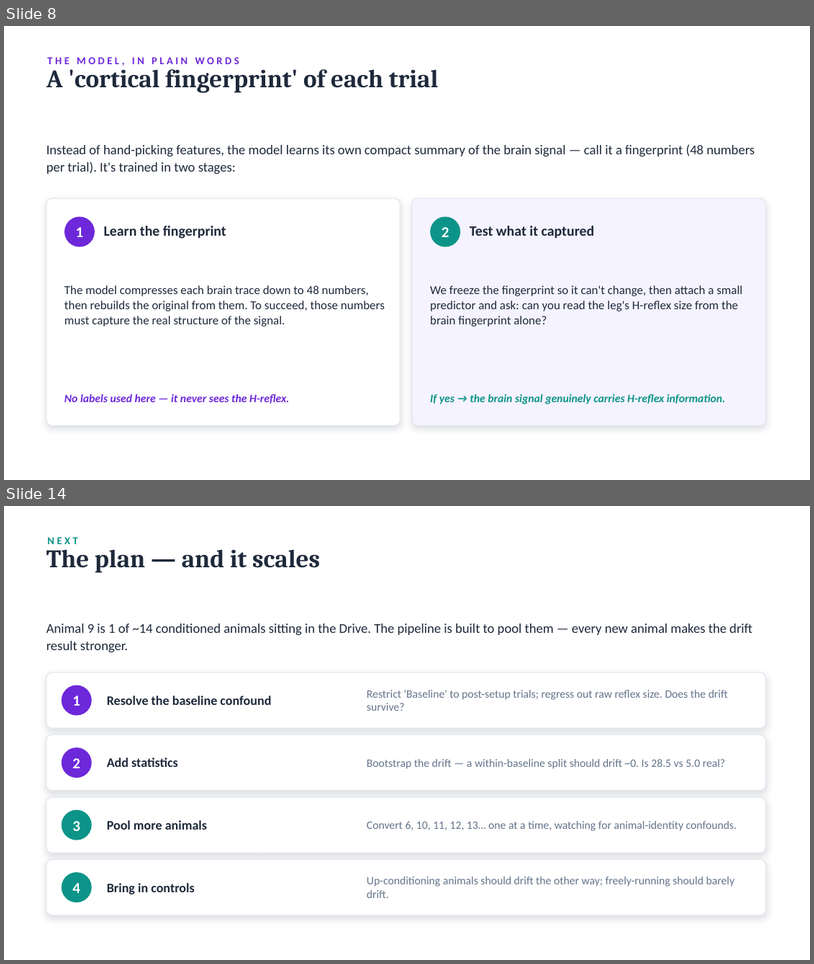
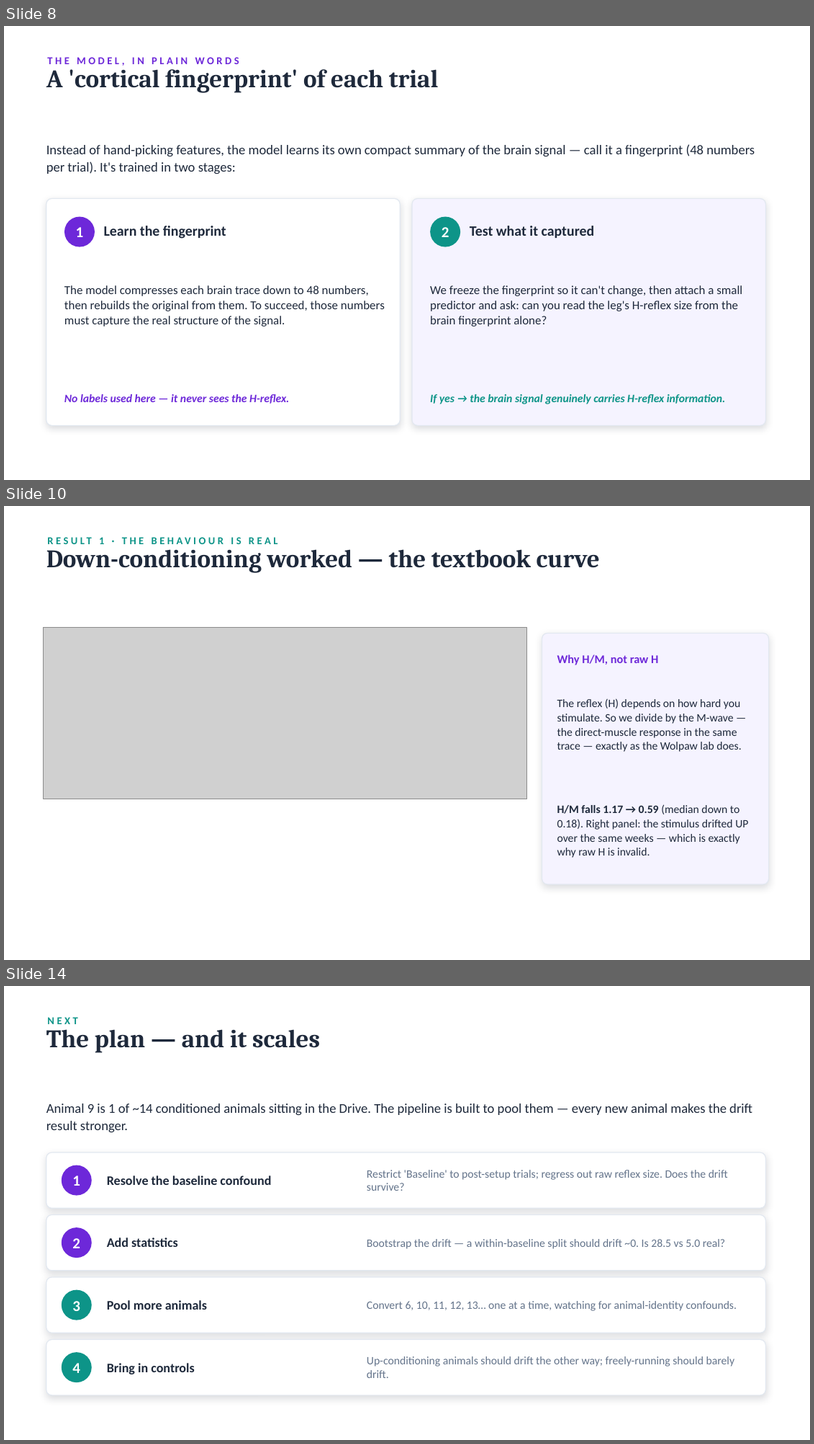
Before and after one commit to switchrao777/hroc-ncan, a slide deck: slides/HROC_Carp_Update_Animal9.pptx. Shown one above the other, each under a label of ours: slides 8 and 14 before the commit, slides 8, 10 and 14 after it; the slides between them are not shown. The pictures are 814x964 and 814x1444 pixels, drawn with LibreOffice and Linux fonts; fonts in the diff are those of the drawing; grey boxes stand for pictures. Boxes give left, top, right and bottom in pixels: in the first picture for what was removed or moved away, otherwise in the second. Text is boxed around its words. In the diff, an @@ line names an element or a change of style, - is before the commit and + after.

```diff
--- a/slides/HROC_Carp_Update_Animal9.pptx
+++ b/slides/HROC_Carp_Update_Animal9.pptx
@@ slide 10 added at bbox=[4, 506, 810, 960], background #FFFFFF @@
@@ text added at bbox=[99, 537, 104, 544], 12.5 pt, text #0D9488, bold @@
+RESULT 1 · THE BEHAVIOUR IS REAL
@@ text added at bbox=[46, 549, 600, 573], 30 pt, text #1E293B, bold @@
+Down-conditioning worked — the textbook curve
@@ picture added at bbox=[44, 627, 527, 799] @@
@@ rounded rectangle added at bbox=[543, 633, 769, 884], fill #F5F3FF, outline #E2E8F0 1 pt @@
@@ text added at bbox=[558, 654, 658, 665], 14 pt, text #6D28D9, bold @@
+Why H/M, not raw H
@@ text added at bbox=[558, 698, 741, 752], 13.5 pt, text #1E293B @@
+The reflex (H) depends on how hard you stimulate. So we divide by the M-wave — the direct-muscle response in the same trace — exactly as the Wolpaw lab does.
@@ text added at bbox=[558, 804, 748, 857], 13.5 pt, text #1E293B @@
+H/M falls 1.17 → 0.59 (median down to 0.18). Right panel: the stimulus drifted UP over the same weeks — which is exactly why raw H is invalid.
```
Also in this commit, not shown: 3 slides changed, 2 other slides added, 3 slides removed, 3 other files.
